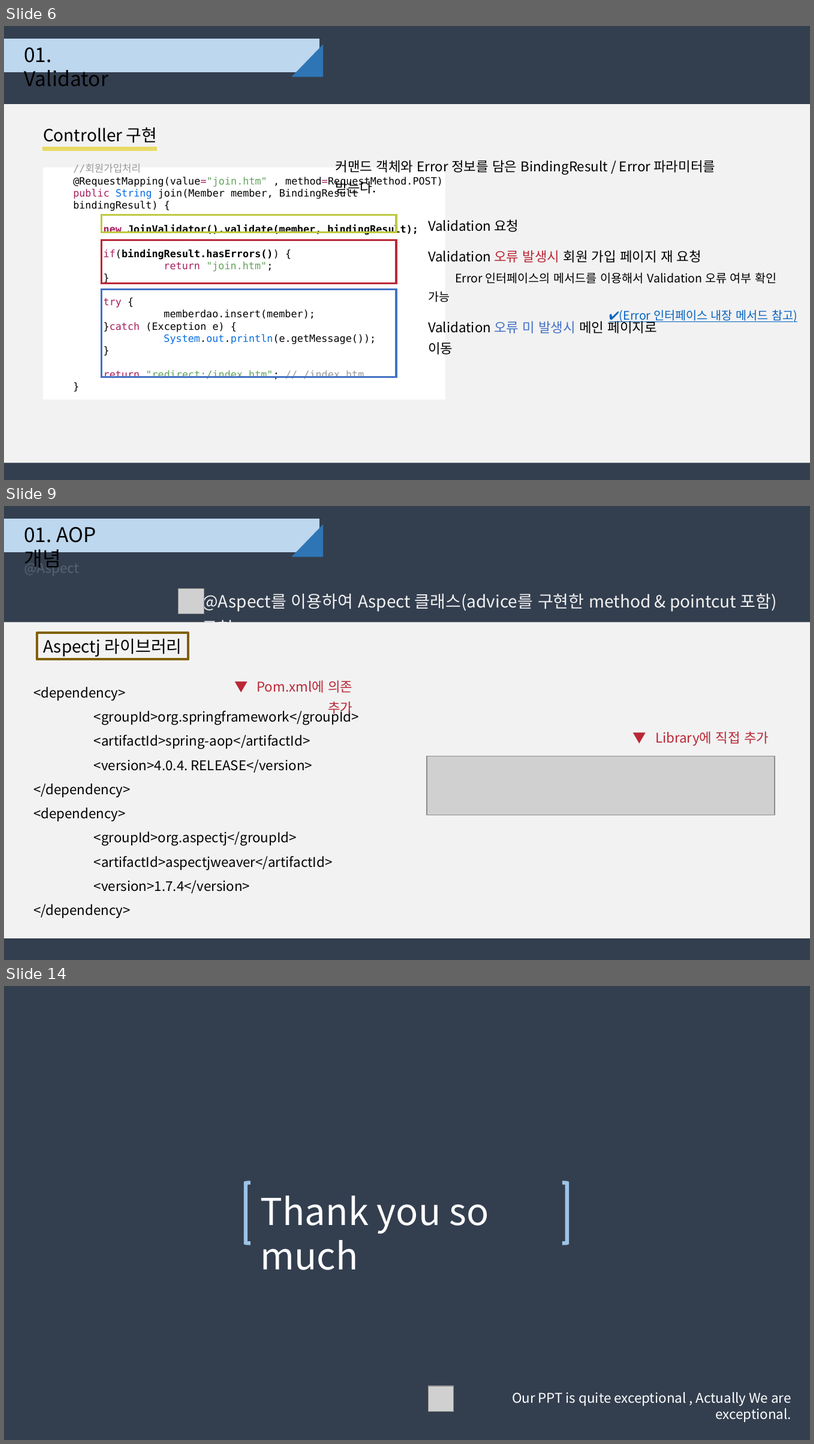
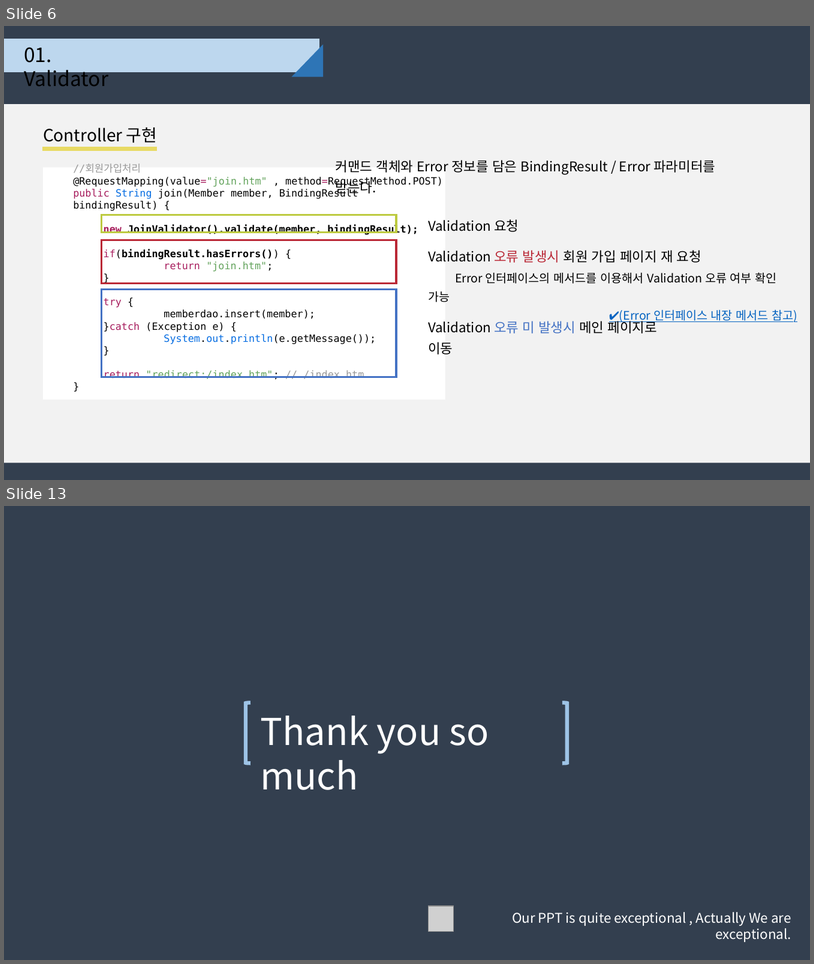
Before and after one commit to djyoon956/Family_C, a slide deck: 01.doc/Spring_Command&Error_4조.pptx. Shown one above the other, each under a label of ours: slides 6, 9 and 14 before the commit, slides 6 and 13 after it; the slides between them are not shown. The pictures are 814x1444 and 814x964 pixels, drawn with LibreOffice and Linux fonts; fonts in the diff are those of the drawing; grey boxes stand for pictures. Boxes give left, top, right and bottom in pixels: in the first picture for what was removed or moved away, otherwise in the second. Text is boxed around its words. In the diff, an @@ line names an element or a change of style, - is before the commit and + after.

```diff
--- a/01.doc/Spring_Command&Error_4조.pptx
+++ b/01.doc/Spring_Command&Error_4조.pptx
@@ slide 9 removed at box(4, 506, 810, 960), background #333F50 @@
@@ rectangle removed at box(4, 519, 319, 552) @@
@@ text removed at box(24, 527, 96, 568) @@
-01. AOP 개념
@@ right triangle removed at box(292, 524, 323, 557) @@
@@ text removed at box(24, 559, 78, 568) @@
-@Aspect
@@ picture removed at box(178, 588, 204, 613) @@
@@ text removed at box(202, 591, 777, 622) @@
-@Aspect를 이용하여 Aspect 클래스(advice를 구현한 method & pointcut 포함) 구현
@@ rectangle removed at box(4, 622, 810, 938) @@
@@ rectangle removed at box(36, 633, 189, 660) @@
-Aspectj 라이브러리
@@ text removed at box(257, 680, 353, 715) @@
-▼ Pom.xml에 의존 추가
@@ text removed at box(33, 687, 359, 918) @@
-<dependency>
-<groupId>org.springframework</groupId>
-<artifactId>spring-aop</artifactId>
-<version>4.0.4. RELEASE</version>
-</dependency>
-<dependency>
-<groupId>org.aspectj</groupId>
-<artifactId>aspectjweaver</artifactId>
-<version>1.7.4</version>
-</dependency>
@@ text removed at box(656, 731, 769, 745) @@
-▼ Library에 직접 추가
@@ picture removed at box(427, 756, 775, 815) @@
@@ what was slide 14 is now slide 13 @@
```
Also in this commit, not shown: 5 slides changed, 3 slides added, 3 other slides removed.
